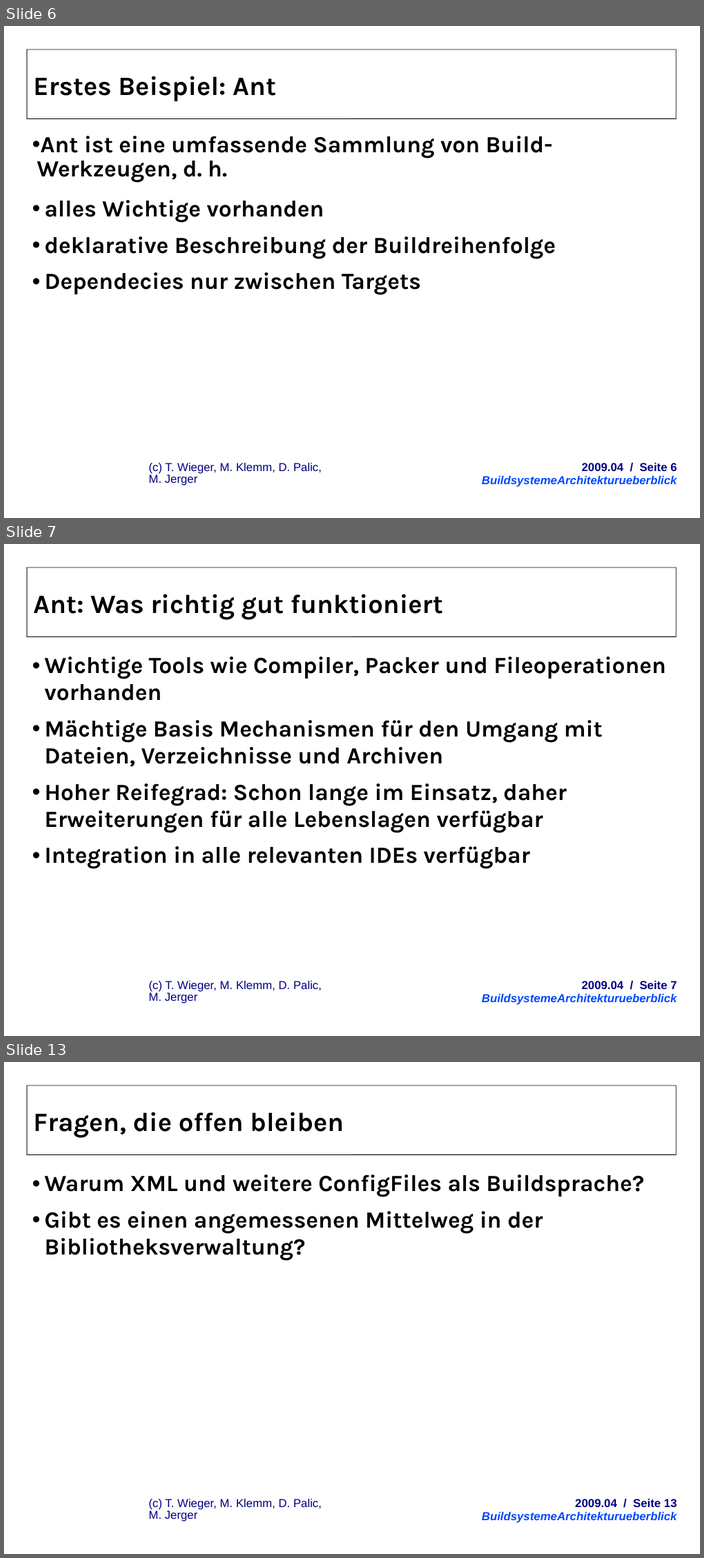
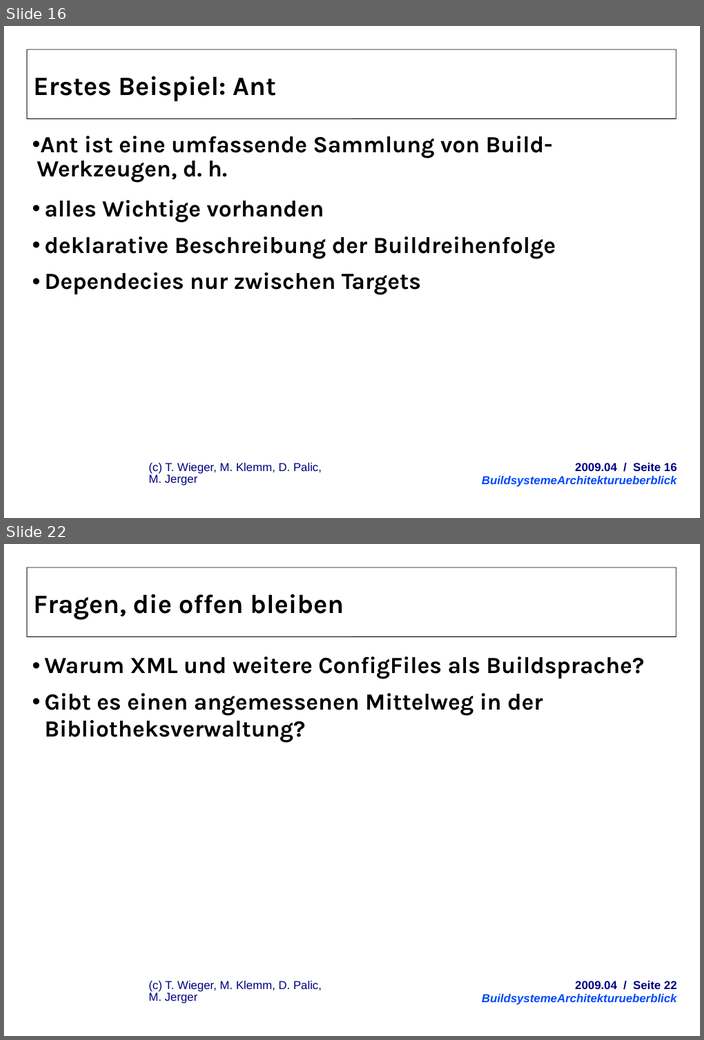
Before and after one commit to herrwieger/experttrainingbuildsystems, a slide deck: praesentationen/BuildsystemeArchitekturueberblick.odp. Shown one above the other, each under a label of ours: slides 6, 7 and 13 before the commit, slides 16 and 22 after it; the slides between them are not shown. The pictures are 704x1558 and 704x1040 pixels, drawn with LibreOffice and Linux fonts; fonts in the diff are those of the drawing; background and template pictures are left out. Boxes give left, top, right and bottom in pixels: in the first picture for what was removed or moved away, otherwise in the second. Text is boxed around its words. In the diff, an @@ line names an element or a change of style, - is before the commit and + after.

```diff
--- a/praesentationen/BuildsystemeArchitekturueberblick.odp
+++ b/praesentationen/BuildsystemeArchitekturueberblick.odp
@@ slide 7 removed at (4,544,700,1036), background #FFFFFF; not listed: 3 template elements that a slide beside it also shows @@
@@ title removed at (33,594,443,620) @@
-Ant: Was richtig gut funktioniert
@@ text removed at (45,656,666,869) @@
-  • Wichtige Tools wie Compiler, Packer und Fileoperationen vorhanden
-  • Mächtige Basis Mechanismen für den Umgang mit Dateien, Verzeichnisse und Archiven
-  • Hoher Reifegrad: Schon lange im Einsatz, daher Erweiterungen für alle Lebenslagen verfügbar
-  • Integration in alle relevanten IDEs verfügbar
@@ what was slide 6 is now slide 16 @@
@@ text at (575,463,677,471): text changed @@
-2009.04 / Seite 6
+2009.04 / Seite 16
@@ what was slide 13 is now slide 22 @@
@@ text at (575,981,677,989): text changed @@
-2009.04 / Seite 13
+2009.04 / Seite 22
```
Also in this commit, not shown: 6 slides changed, 14 slides added, 3 other slides removed, 9 other files.
